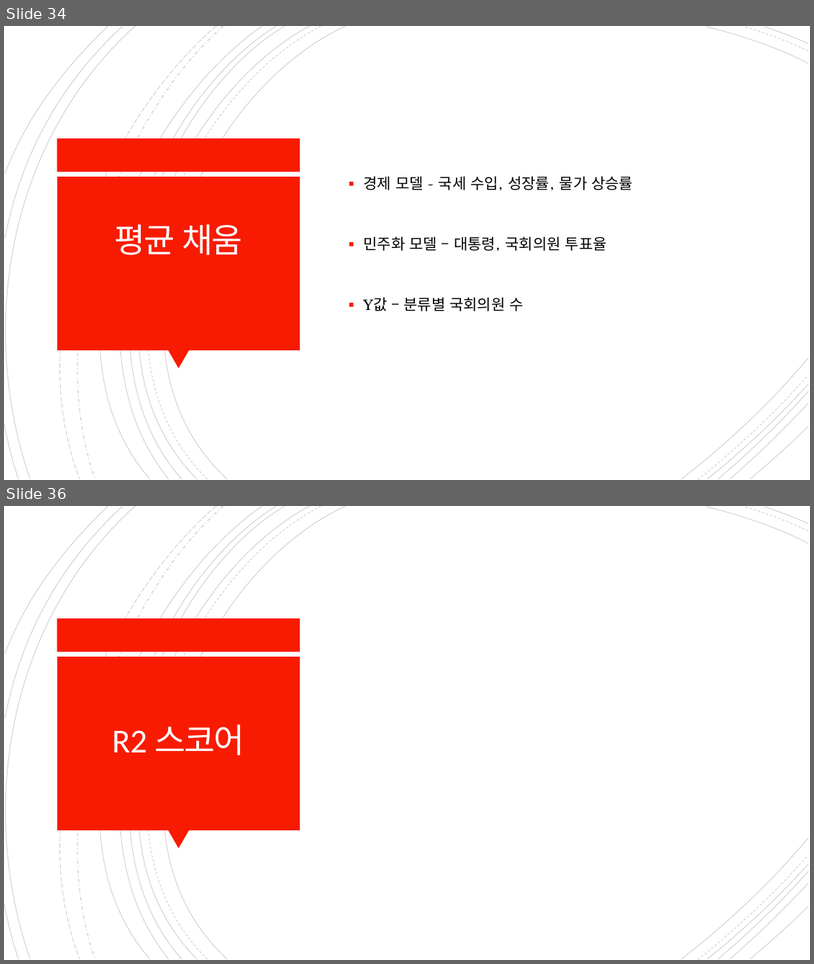
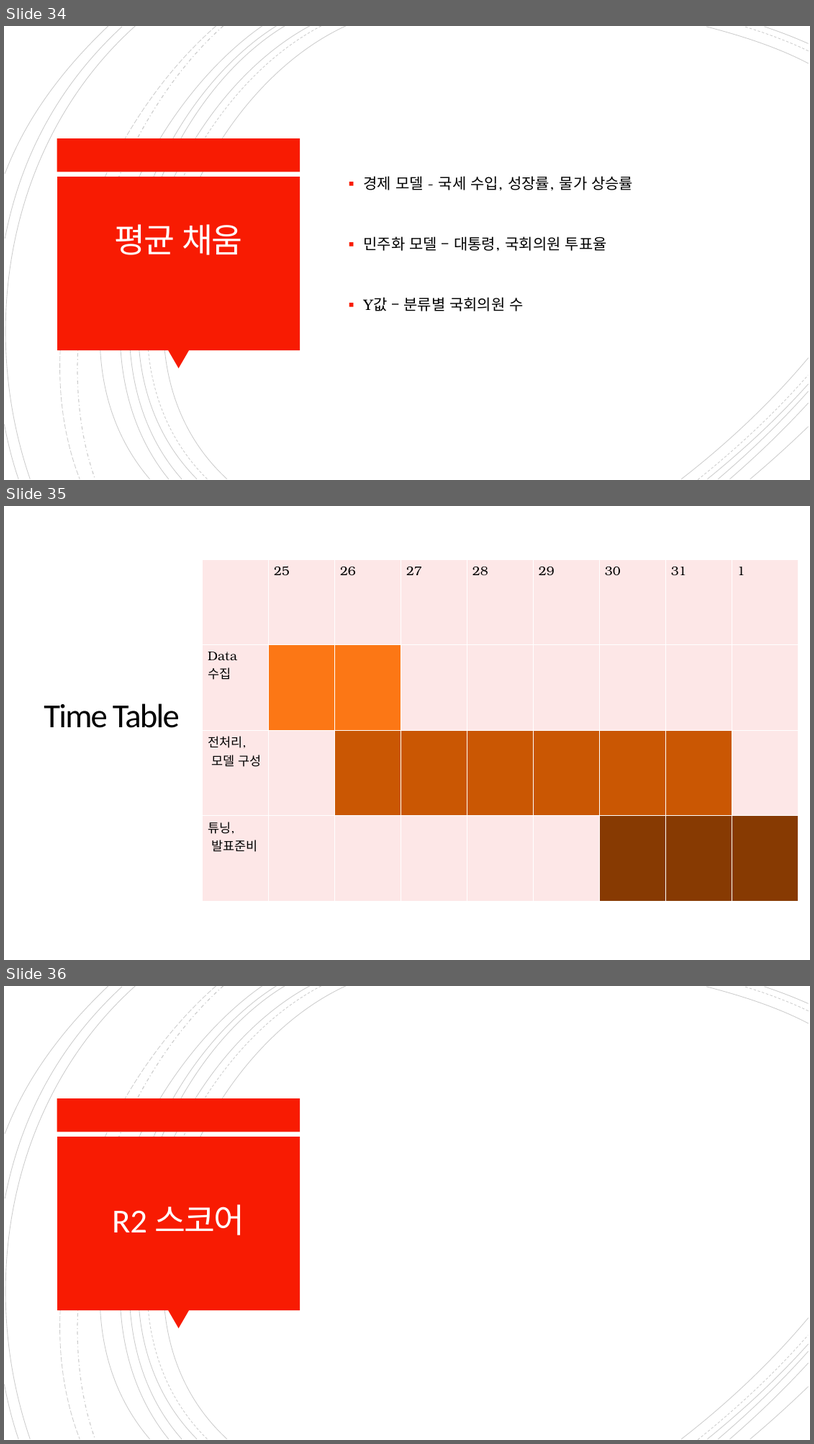
Before and after one commit to letcodesing/project, a slide deck: 개인1/발표용 파일/발표용.pptx. Shown one above the other, each under a label of ours: slides 34 and 36 before the commit, slides 34, 35 and 36 after it; the slides between them are not shown. The pictures are 814x964 and 814x1444 pixels, drawn with LibreOffice and Linux fonts; fonts in the diff are those of the drawing. Boxes give left, top, right and bottom in pixels: in the first picture for what was removed or moved away, otherwise in the second. Text is boxed around its words. In the diff, an @@ line names an element or a change of style, - is before the commit and + after.

```diff
--- a/개인1/발표용 파일/발표용.pptx
+++ b/개인1/발표용 파일/발표용.pptx
@@ slide 35 added at bbox=[4, 506, 810, 960], background #FFFFFF @@
@@ table added at bbox=[203, 559, 802, 901], 4 rows, 9 columns @@
+ | 25 | 26 | 27 | 28 | 29 | 30 | 31 | 1
+Data / 수집 |  |  |  |  |  |  |  | 
+전처리, / 모델 구성 |  |  |  |  |  |  |  | 
+튜닝, / 발표준비 |  |  |  |  |  |  |  | 
@@ title added at bbox=[44, 703, 180, 728], 40 pt, text #000000 @@
+Time Table
```
Also in this commit, not shown: 1 slide removed, 6 other files.
